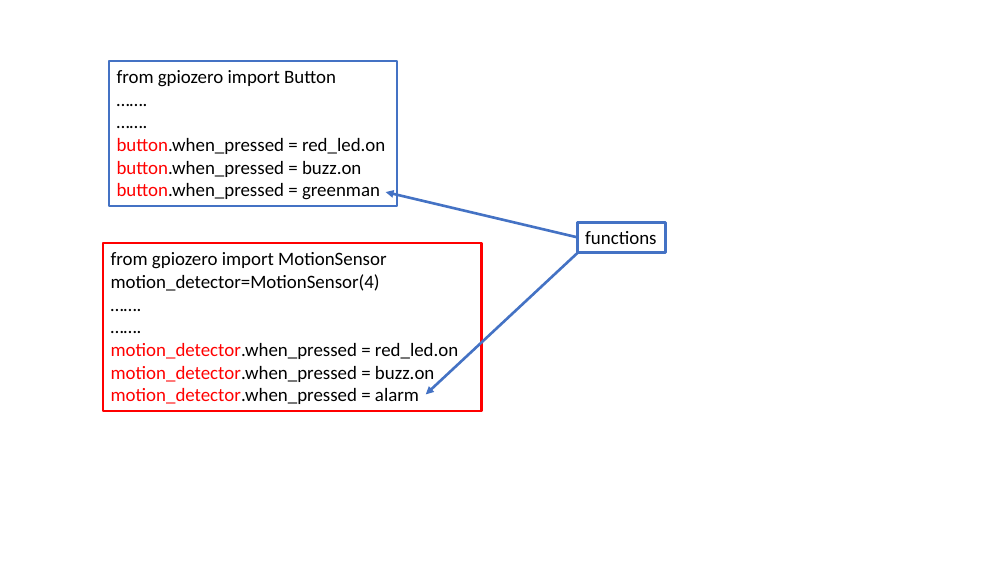
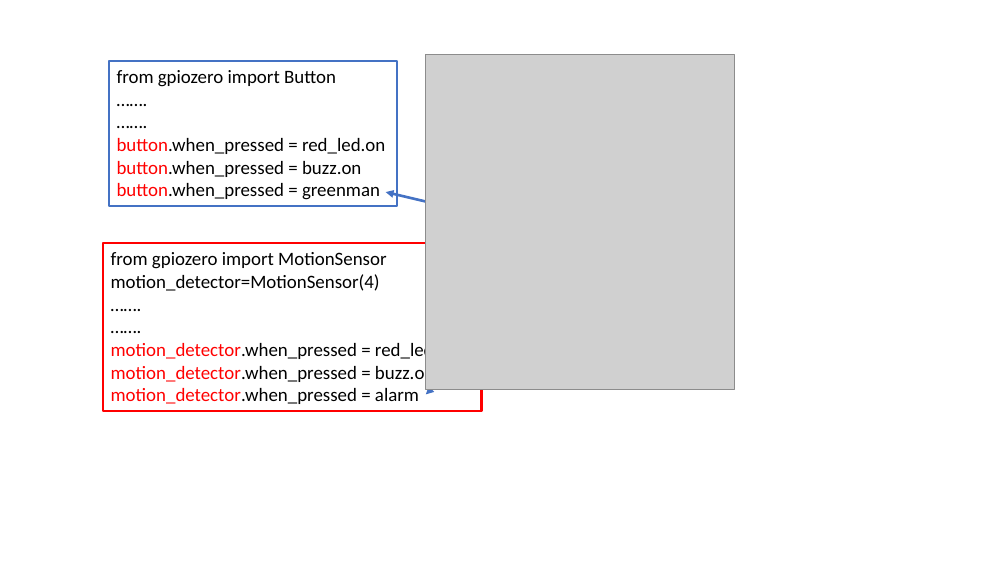
Before and after one commit to ssgoh/Intro_To_Raspberry_Pi, a slide deck: slide 2 of Week 4/004 - Lesson 4 (WEEK 4).pptx. Drawn at 1008x567 pixels with LibreOffice and Linux fonts; fonts in the diff are those of the drawing; grey boxes stand for pictures. Boxes give left, top, right and bottom in pixels: in the first picture for what was removed or moved away, otherwise in the second. Text is boxed around its words. In the diff, an @@ line names an element or a change of style, - is before the commit and + after.

```diff
--- a/Week 4/004 - Lesson 4 (WEEK 4).pptx
+++ b/Week 4/004 - Lesson 4 (WEEK 4).pptx
@@ picture added at [426,55,734,390] @@
@@ rectangle removed at [578,222,665,253] @@
-functions
```
Also in this commit, not shown: 1 other slide changed.
